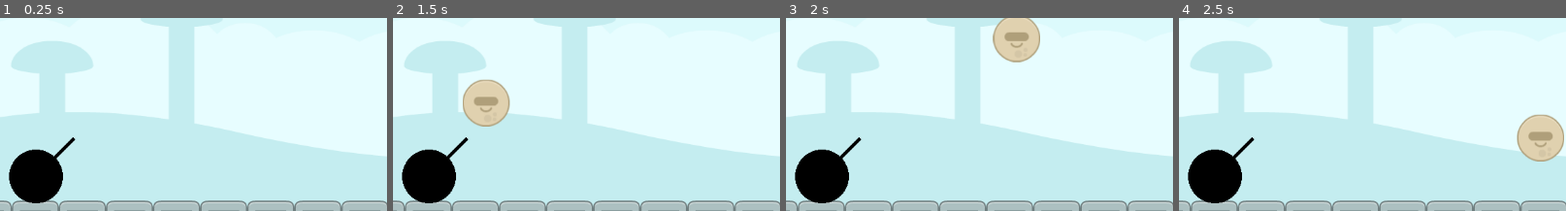
Above: before the commit, frames 1-4 (left to right).
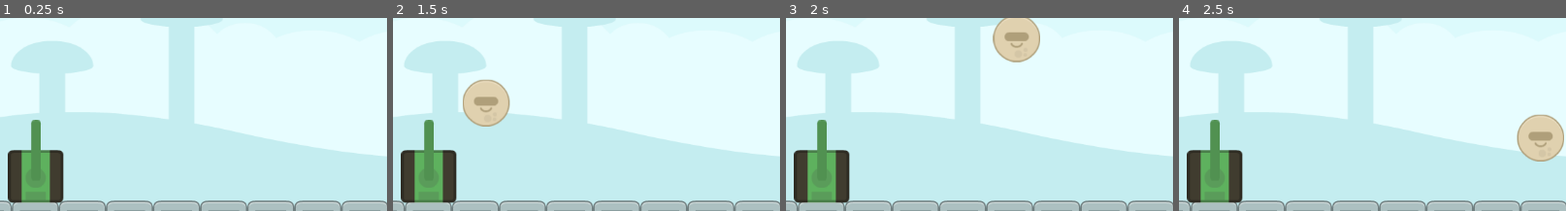
Above: after the commit, the same moments.

Repository: bsu-cs315/E1-evan.kiser
Game: Godot game, scene res://src/World.tscn
Same seed, same stepped clock (60 frames per second), same inputs: the game is played once before the commit and once after it.
Inputs:
- Up to frame 1 (0.25 s): no input
- Up to frame 2 (1.5 s): tap Enter at 0.5 s; hold Up (angle_up) 0.53-1.28 s; tap Left (decrease_power) at 0.6 s; tap Space (launch) at 1.25 s; hold Down (angle_down) from 1.28 s (still down); tap Right (increase_power) at 1.35 s
- Up to frame 3 (2 s): keep holding Down (angle_down)
- Up to frame 4 (2.5 s): release Down (angle_down) at 2.03 s; hold Up (angle_up) from 2.03 s (still down); tap Space (launch) at 2.1 s
The pictures show only the part of the screen within x 6-55%, y 35-85%; the shares and areas given below are measured in that part.

The runs differ from the first frame. In frame 1, 4.5% of the frame differs, in the area x 2-20%, y 52-96%; in frame 2, 4.5%; in frame 3, 4.5%; in frame 4, 4.5%.

Commit message:
Gave the cannon a sprite

Diff:
--- a/src/cannon.gd
+++ b/src/cannon.gd
@@ -33,6 +33,7 @@
 		angle = clampf(angle, deg_to_rad(-180), deg_to_rad(0))
 		angle_changed.emit()
 
+
 	if Input.is_action_just_pressed("launch")and (balls_left > 0):
 		if current_ball == null or current_ball.is_sleeping():
 			var impulse := Vector2(1,0) * power
@@ -46,7 +47,3 @@
 
 func _update_power_label() -> void:
 	get_parent().get_node("PowerLabel").text = ("Power : %.d" % power)
-
-func _draw() -> void:
-	draw_circle(Vector2.ZERO, 40, Color.BLACK)
-	draw_line(Vector2.ZERO, Vector2(80, 0).rotated(-TAU/8), Color.BLACK, 5)
--- a/src/cannon.tscn
+++ b/src/cannon.tscn
@@ -1,10 +1,20 @@
-[gd_scene load_steps=3 format=3 uid="uid://dkt6ehfgte3ev"]
+[gd_scene load_steps=5 format=3 uid="uid://dkt6ehfgte3ev"]
 
 [ext_resource type="Script" path="res://src/cannon.gd" id="1_a7i7r"]
 [ext_resource type="AudioStream" uid="uid://d31ap2lu7ghol" path="res://assets/cannon_shot.wav" id="2_m3y2y"]
+[ext_resource type="Texture2D" uid="uid://tyojakjop15f" path="res://assets/tankGreen_outline.png" id="3_nnjvv"]
+[ext_resource type="Texture2D" uid="uid://ddr3ybht6yb7b" path="res://assets/barrelGreen.png" id="4_1wwcj"]
 
 [node name="Cannon" type="Node2D"]
 script = ExtResource("1_a7i7r")
 
 [node name="CannonShotSound" type="AudioStreamPlayer2D" parent="."]
 stream = ExtResource("2_m3y2y")
+
+[node name="CannonBody" type="Sprite2D" parent="."]
+texture = ExtResource("3_nnjvv")
+
+[node name="CannonBarrel" type="Sprite2D" parent="."]
+scale = Vector2(1, 1.81)
+texture = ExtResource("4_1wwcj")
+offset = Vector2(0, -21.547)
Binary file added: assets/barrelGreen.png
Not shown, added: assets/barrelGreen.png.import
Binary file added: assets/tankGreen_outline.png
Not shown, added: assets/tankGreen_outline.png.import
